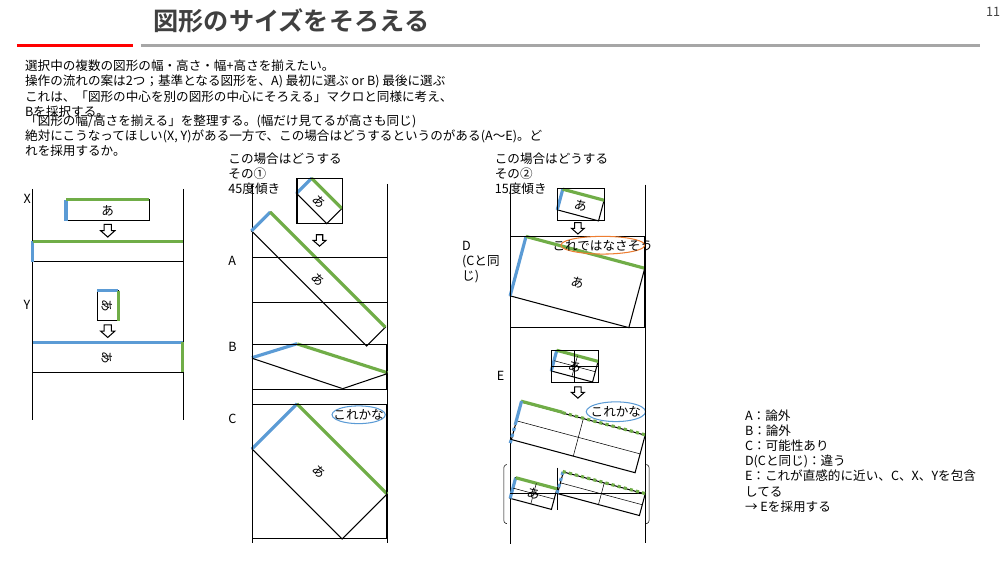
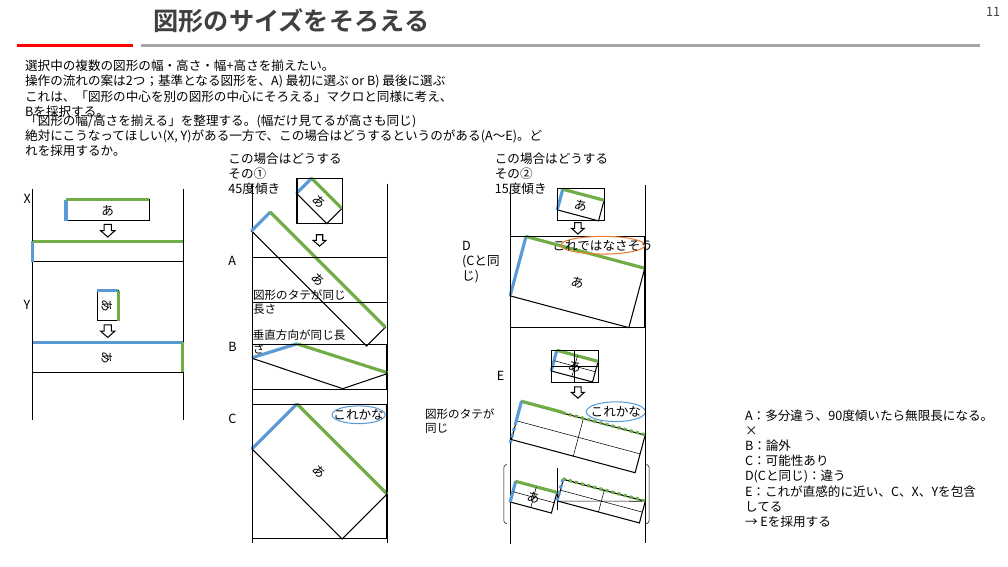
Before and after one commit to hitsuji-ga-u/pawapo, a slide deck: slide 11 of slide/customUI.pptm. Drawn at 1008x567 pixels with LibreOffice and Linux fonts; fonts in the diff are those of the drawing. Boxes give left, top, right and bottom in pixels: in the first picture for what was removed or moved away, otherwise in the second. Text is boxed around its words. In the diff, an @@ line names an element or a change of style, - is before the commit and + after.

```diff
--- a/slide/customUI.pptm
+++ b/slide/customUI.pptm
@@ text added at (253, 287, 346, 314), 11 pt, text #000000 @@
+図形のタテが同じ長さ
@@ text added at (253, 329, 346, 357), 11 pt, text #000000 @@
+垂直方向が同じ長さ
@@ text added at (425, 408, 494, 433), 11 pt, text #000000 @@
+図形のタテが同じ
@@ text at (745, 409, 993, 421): text changed @@
-A：論外
+A：多分違う、90度傾いたら無限長になる。×
@@ rectangle removed at (557, 472, 645, 516) @@
@@ freeform shape added at (557, 479, 645, 523), fill #FFFFFF, outline #000000 1 pt @@
@@ 6 lines, 1 rectangle: place and size @@
-6 lines, 1 rectangle at (510, 472, 646, 510)
+6 lines, 1 rectangle at (510, 479, 646, 513)
@@ line moved from (604, 483) - (599, 505) to (563, 479) - (645, 501) @@
@@ line moved from (510, 494) - (646, 494) to (557, 501) - (645, 501) @@
@@ line added from (560, 490) to (643, 512), #000000 0.5 pt @@
@@ line moved from (560, 483) - (643, 505) to (599, 512) - (604, 491) @@
```
Also in this commit, not shown: 3 other slides changed, 1 slide added, 1 slide removed, 1 other file.
